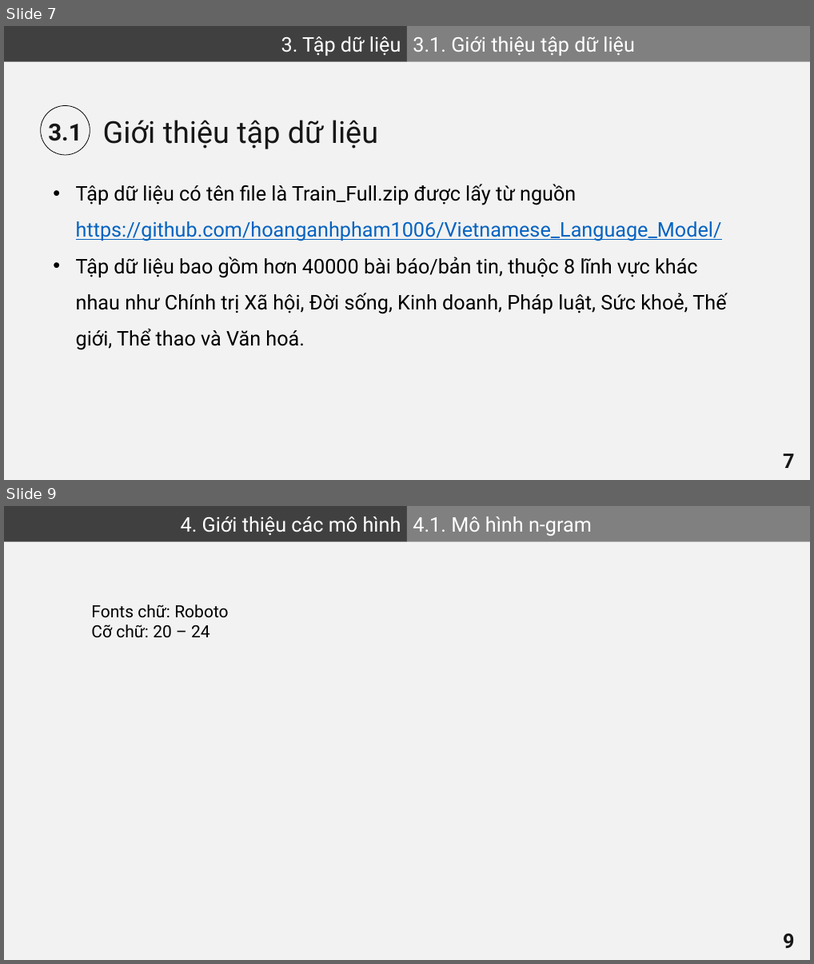
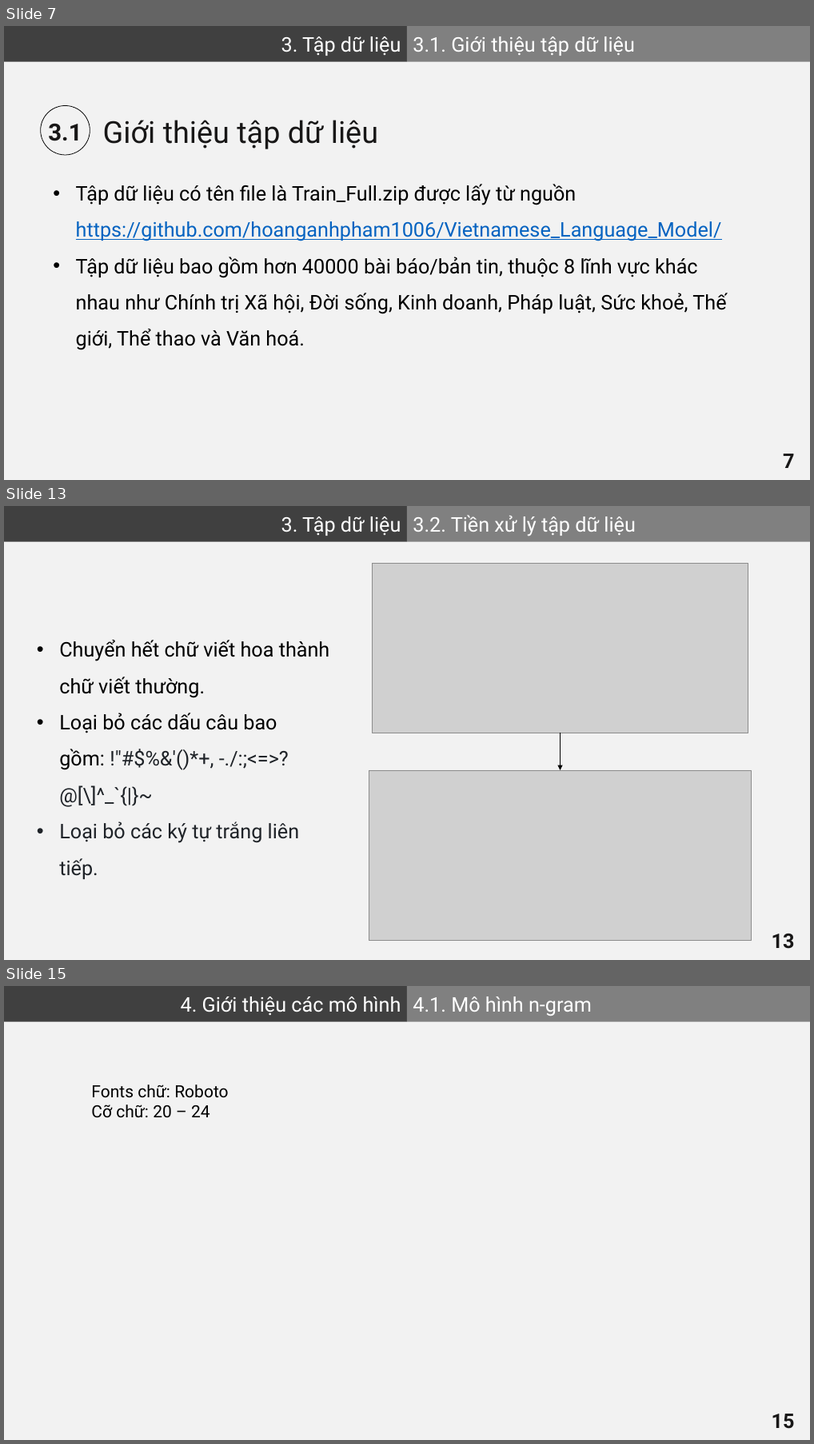
Before and after one commit to VHSkillPro/next-word-prediction, a slide deck: report.pptx. Shown one above the other, each under a label of ours: slides 7 and 9 before the commit, slides 7, 13 and 15 after it; the slides between them are not shown. The pictures are 814x964 and 814x1444 pixels, drawn with LibreOffice and Linux fonts; fonts in the diff are those of the drawing; grey boxes stand for pictures. Boxes give left, top, right and bottom in pixels: in the first picture for what was removed or moved away, otherwise in the second. Text is boxed around its words. In the diff, an @@ line names an element or a change of style, - is before the commit and + after.

```diff
--- a/report.pptx
+++ b/report.pptx
@@ slide 13 added at <box>4,506,810,960</box>, background #F2F2F2 @@
@@ rectangle added at <box>4,506,407,542</box>, fill #404040, 24 pt, text #FFFFFF @@
+3. Tập dữ liệu
@@ rectangle added at <box>407,506,810,542</box>, fill #808080, 24 pt, text #FFFFFF @@
+3.2. Tiền xử lý tập dữ liệu
@@ picture added at <box>373,563,748,733</box> @@
@@ text added at <box>59,640,330,843</box>, 24 pt, text #000000 @@
+• Chuyển hết chữ viết hoa thành chữ viết thường.
+• Loại bỏ các dấu câu bao gồm: !"#$%&'()*+, -./:;<=>?@[\]^_`{|}~
+• Loại bỏ các ký tự trắng liên tiếp.
@@ arrow added from (561, 733) to (561, 770), #000000 1.5 pt @@
@@ picture added at <box>370,770,752,940</box> @@
@@ page number added at <box>772,933,795,948</box>, 24 pt, text #181717, bold @@
+13
@@ what was slide 9 is now slide 15 @@
@@ page number at <box>772,1413,795,1428</box>: text changed @@
-9
+15
```
Also in this commit, not shown: 2 slides changed, 5 other slides added.
